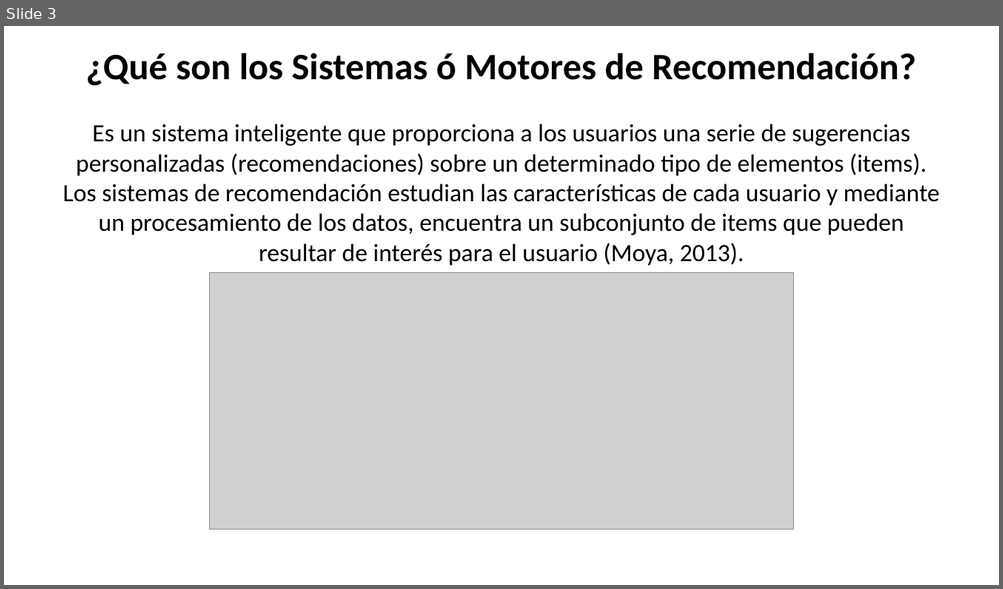
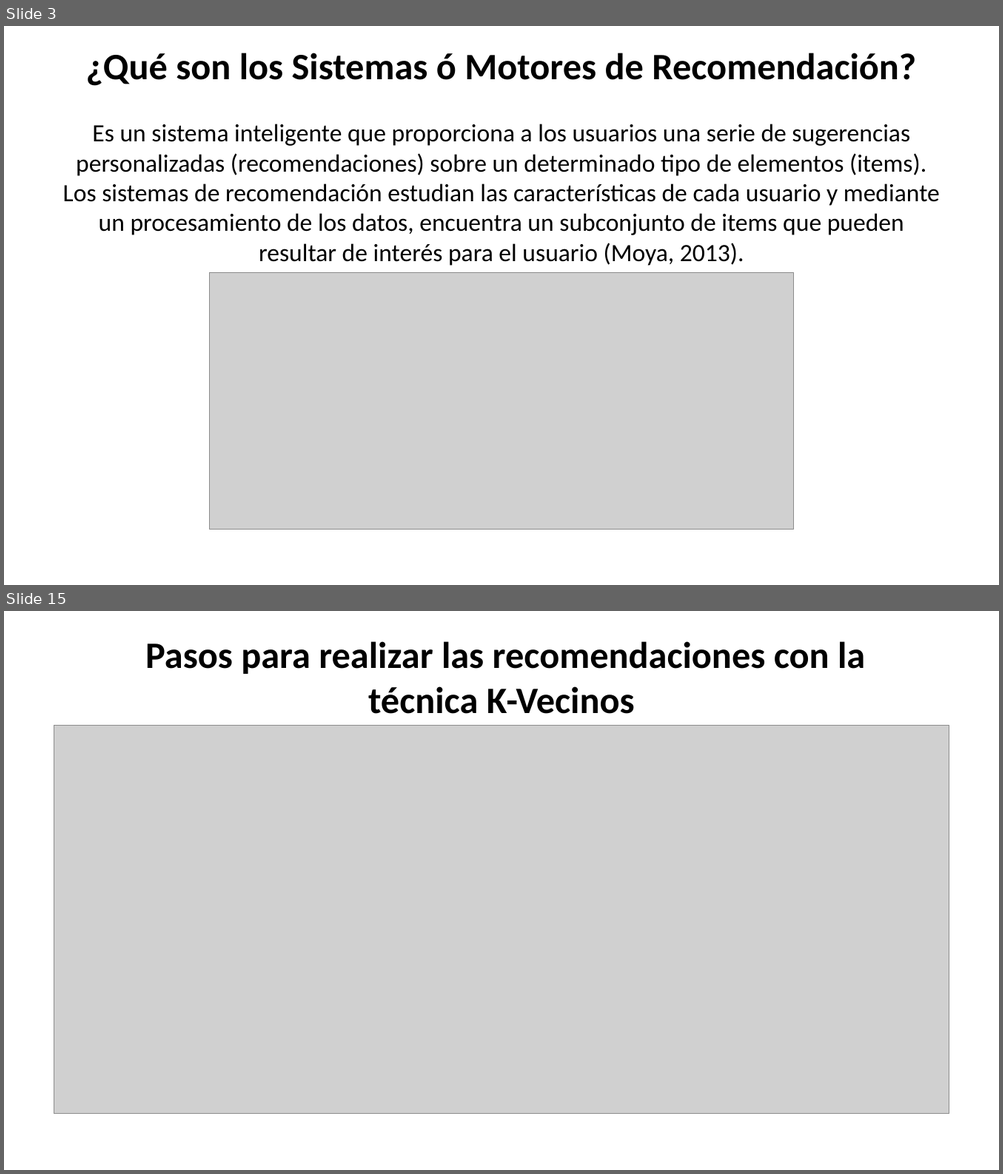
Before and after one commit to osoriopedro/um_fac_ing_semillero_IA, a slide deck: Sistema_Recomendacion/Presentacion_Sistema_Recomendación.pptx. Shown one above the other, each under a label of ours: slide 3 before the commit, slides 3 and 15 after it; the slides between them are not shown. The pictures are 1003x589 and 1003x1174 pixels, drawn with LibreOffice and Linux fonts; fonts in the diff are those of the drawing; grey boxes stand for pictures; background and template pictures are left out. Boxes give left, top, right and bottom in pixels: in the first picture for what was removed or moved away, otherwise in the second. Text is boxed around its words. In the diff, an @@ line names an element or a change of style, - is before the commit and + after.

Commit message:
Presentacion_SistemaRecomendacion_Actualizada
Se actualiza presentación sobre Sistemas de Recomendación

```diff
--- a/Sistema_Recomendacion/Presentacion_Sistema_Recomendación.pptx
+++ b/Sistema_Recomendacion/Presentacion_Sistema_Recomendación.pptx
@@ slide 15 added at [4,611,999,1170], background picture (left out) @@
@@ text added at [145,641,865,714], 36 pt, text #000000, bold @@
+Pasos para realizar las recomendaciones con la técnica K-Vecinos
@@ picture added at [54,725,948,1114] @@
```
Also in this commit, not shown: 8 slides changed, 10 other slides added.
